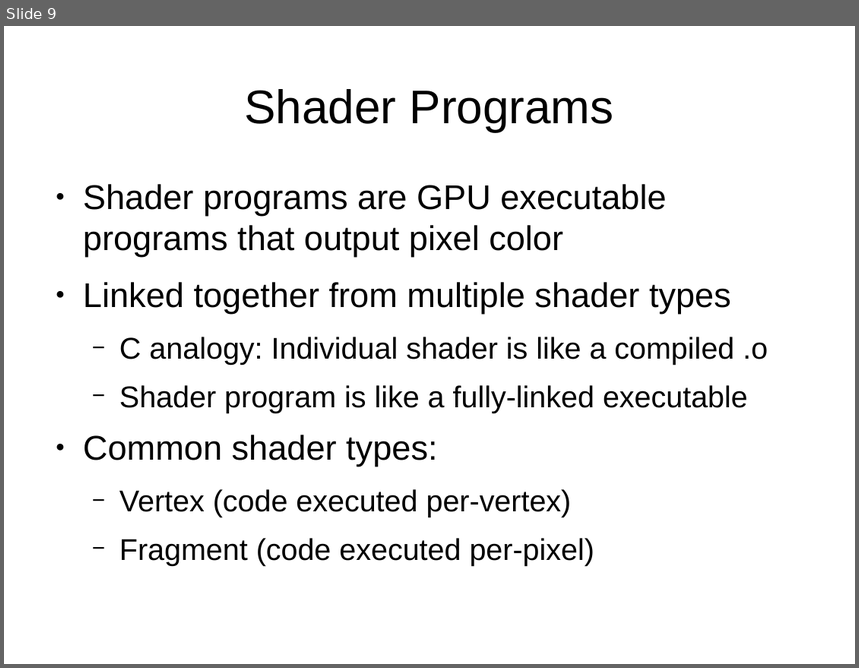
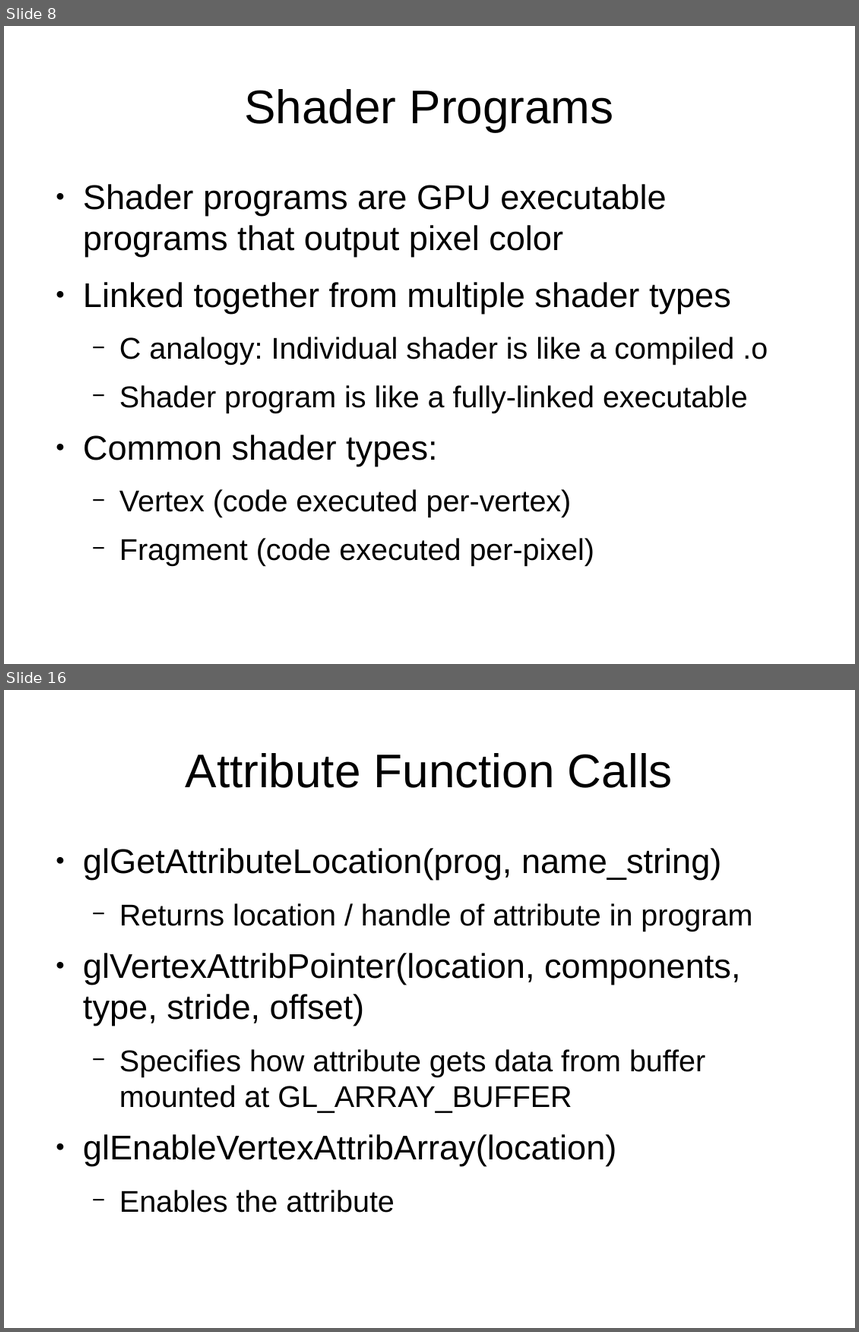
Before and after one commit to jayschwa/3d-opengl-presentation, a slide deck: Slides.odp. Shown one above the other, each under a label of ours: slide 9 before the commit, slides 8 and 16 after it; the slides between them are not shown. The pictures are 859x668 and 859x1332 pixels, drawn with LibreOffice and Linux fonts; fonts in the diff are those of the drawing. Boxes give left, top, right and bottom in pixels: in the first picture for what was removed or moved away, otherwise in the second. Text is boxed around its words. In the diff, an @@ line names an element or a change of style, - is before the commit and + after.

```diff
--- a/Slides.odp
+++ b/Slides.odp
@@ slide 16 added at <box>4,690,855,1328</box>, background #FFFFFF @@
@@ title added at <box>186,753,673,788</box>, 44 pt, text #000000 @@
+Attribute Function Calls
@@ text added at <box>83,848,753,1213</box>, 32 pt, text #000000 @@
+● glGetAttributeLocation(prog, name_string)
+  − Returns location / handle of attribute in program
+● glVertexAttribPointer(location, components, type, stride, offset)
+  − Specifies how attribute gets data from buffer mounted at GL_ARRAY_BUFFER
+● glEnableVertexAttribArray(location)
+  − Enables the attribute
@@ what was slide 9 is now slide 8 @@
```
Also in this commit, not shown: 4 slides changed, 8 other slides added.
